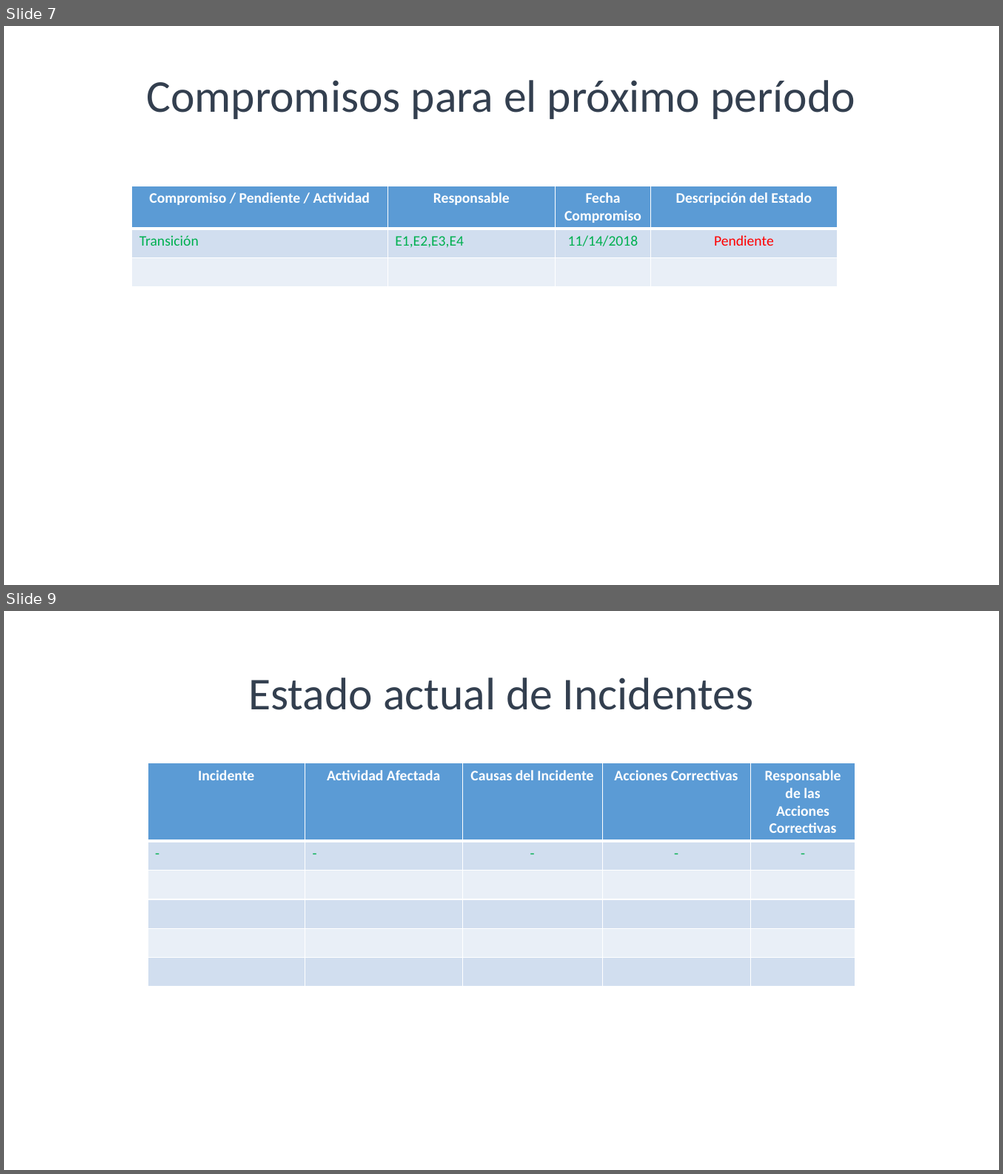
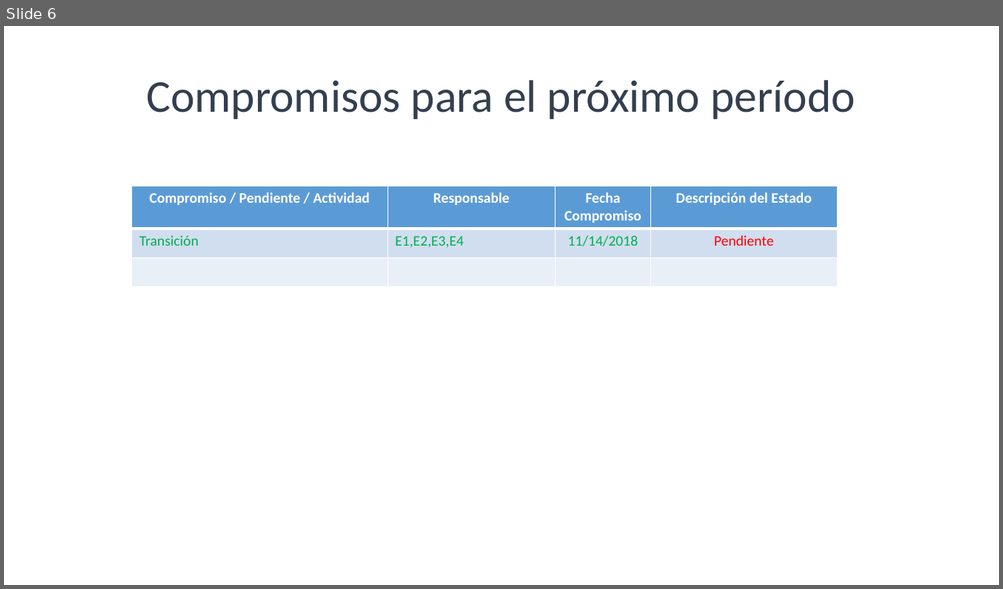
Before and after one commit to Juaninmejia/SistemaDeRecoleccionDeBasuraInteligente, a slide deck: Monitoreo y Control.pptx. Shown one above the other, each under a label of ours: slides 7 and 9 before the commit, slide 6 after it; the slides between them are not shown. The pictures are 1003x1174 and 1003x589 pixels, drawn with LibreOffice and Linux fonts; fonts in the diff are those of the drawing. Boxes give left, top, right and bottom in pixels: in the first picture for what was removed or moved away, otherwise in the second. Text is boxed around its words. In the diff, an @@ line names an element or a change of style, - is before the commit and + after.

```diff
--- a/Monitoreo y Control.pptx
+++ b/Monitoreo y Control.pptx
@@ slide 9 removed at box(4, 611, 999, 1170), background #FFFFFF @@
@@ title removed at box(249, 678, 753, 710) @@
-Estado actual de Incidentes
@@ table removed at box(148, 763, 856, 986), 6 rows, 5 columns @@
-Incidente | Actividad Afectada | Causas del Incidente | Acciones Correctivas | Responsable de las Acciones Correctivas
-- | - | - | - | -
- |  |  |  | 
- |  |  |  | 
- |  |  |  | 
- |  |  |  | 
@@ what was slide 7 is now slide 6 @@
```
Also in this commit, not shown: 2 slides changed, 1 other slide removed.
